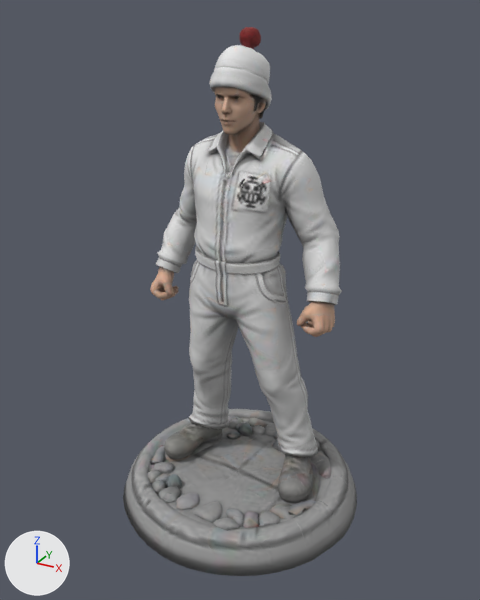
The glTF model assets/models/heart/pawn.glb, before and after one commit.
One viewpoint serves both versions: a camera (50 mm lens) standing at (0.606, -1.105, 1.032) and looking at (0.002, -0.007, 0.483). Lighting does not change. The marker at lower left points along +X, +Y and +Z. The older version comes first. Where no turn or scale is listed for an object, it has been applied to the vertices. Vertices at exactly the same position are counted once.
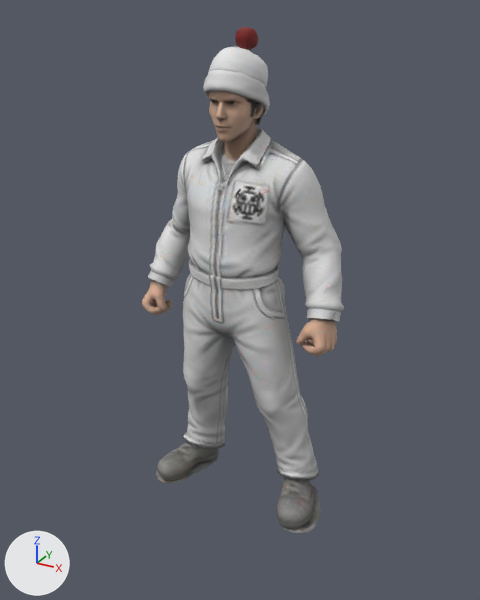
Changed parts and their boxes [x1, y1, x2, y2] in the pictures (480 x 600 px; the box of a moved part takes in the faces that stretch with it):
'Mesh_0', reshaped, moved (14% narrower, 8% shorter): before [123, 27, 357, 576]; after [142, 27, 344, 533]
part 1 of me_mesh_0, moved or reshaped: before [188, 245, 318, 457]; after [183, 259, 319, 480]
part 2 of me_mesh_0, moved or reshaped: before [278, 454, 314, 503]; after [277, 477, 314, 529]
part 3 of me_mesh_0, moved or reshaped: before [150, 122, 342, 337]; after [142, 128, 344, 356]
part 4 of me_mesh_0, moved or reshaped: before [209, 45, 272, 110]; after [203, 47, 270, 116]
part 5 of me_mesh_0, moved or reshaped: before [215, 87, 266, 166]; after [209, 91, 264, 175]
part 6 of me_mesh_0, moved or reshaped: before [254, 95, 267, 119]; after [250, 100, 264, 125]
part 7 of me_mesh_0, moved or reshaped: before [239, 27, 261, 50]; after [235, 27, 258, 51]
part 8 of me_mesh_0, moved or reshaped: before [164, 422, 222, 460]; after [157, 441, 218, 481]
part 9 of me_mesh_0, moved or reshaped: before [284, 463, 319, 505]; after [282, 484, 321, 533]
part 10 of me_mesh_0, moved or reshaped: before [165, 437, 222, 461]; after [156, 456, 218, 483]
part 11 of me_mesh_0, deleted: before [123, 409, 357, 576]

The change, as a diff of the scene's bpy script:
```diff
--- a/assets/models/heart/pawn.glb.py
+++ b/assets/models/heart/pawn.glb.py
@@ me_mesh_0 @@
 # used by ob_mesh_0; location = (0.001, -0.001, 0.5)
-me_mesh_0.from_pydata(...)  # 5401 vertices, 10084 faces; spans x -0.273..0.27, y -0.27..0.272, z -0.5..0.5
+me_mesh_0.from_pydata(...)  # 4027 vertices, 7790 faces; spans x -0.223..0.223, y -0.097..0.097, z 0.0..1.0
+# me_mesh_0 part 1: the loose piece of 805 vertices spanning x -0.165..0.161, y -0.076..0.107, z -0.409..0.093 is multiplied about its middle by the matrix ((1.056, 0.0, 0.0), (0.0, 1.056, 0.0), (0.0, 0.0, 1.056)), then moved by (0.002, -0.016, 0.463)
+# me_mesh_0 part 2: the loose piece of 150 vertices spanning x 0.085..0.183, y -0.068..0.093, z -0.443..-0.356 is scaled about its middle by 1.06, then moved by (0.009, -0.016, 0.45)
+# me_mesh_0 part 3: the loose piece of 1600 vertices spanning x -0.213..0.209, y -0.075..0.089, z -0.052..0.334 is scaled about its middle by 1.06, then moved by (0.002, -0.016, 0.48)
+# me_mesh_0 part 4: the loose piece of 266 vertices spanning x -0.06..0.053, y -0.062..0.081, z 0.35..0.472 is scaled about its middle by 1.06, then moved by (0.002, -0.016, 0.495)
+# me_mesh_0 part 5: the loose piece of 626 vertices spanning x -0.052..0.046, y -0.06..0.058, z 0.252..0.451 is scaled about its middle by 1.06, then moved by (0.002, -0.017, 0.492)
+# me_mesh_0 part 6: the loose piece of 115 vertices spanning x -0.049..0.042, y -0.022..0.056, z 0.337..0.406 is scaled about its middle by 1.06, then moved by (0.002, -0.016, 0.493)
+# me_mesh_0 part 7: the loose piece of 126 vertices spanning x -0.022..0.016, y 0.017..0.057, z 0.451..0.5 is scaled about its middle by 1.06, then moved by (0.002, -0.014, 0.499)
+# me_mesh_0 part 8: the loose piece of 145 vertices spanning x -0.187..-0.091, y -0.067..0.094, z -0.443..-0.356 is scaled about its middle by 1.06, then moved by (-0.006, -0.016, 0.45)
+# me_mesh_0 part 9: the loose piece of 97 vertices spanning x 0.086..0.193, y -0.062..0.093, z -0.447..-0.432 is scaled about its middle by 1.06, then moved by (0.01, -0.016, 0.447)
+# me_mesh_0 part 10: the loose piece of 97 vertices spanning x -0.198..-0.094, y -0.06..0.093, z -0.447..-0.432 is scaled about its middle by 1.06, then moved by (-0.006, -0.016, 0.447)
+# me_mesh_0 part 11: 31 loose pieces with 1374 vertices, spanning x -0.273..0.27, y -0.27..0.272, z -0.5..-0.413, are deleted
 me_mesh_0.materials.append(mat_material_0)
@@ ob_mesh_0 @@
 ob_mesh_0 = bpy.data.objects.new('Mesh_0', me_mesh_0)
-ob_mesh_0.location = (0.001, -0.001, 0.5)
+ob_mesh_0.location = (0.0, 0.0, 0.0)
```
